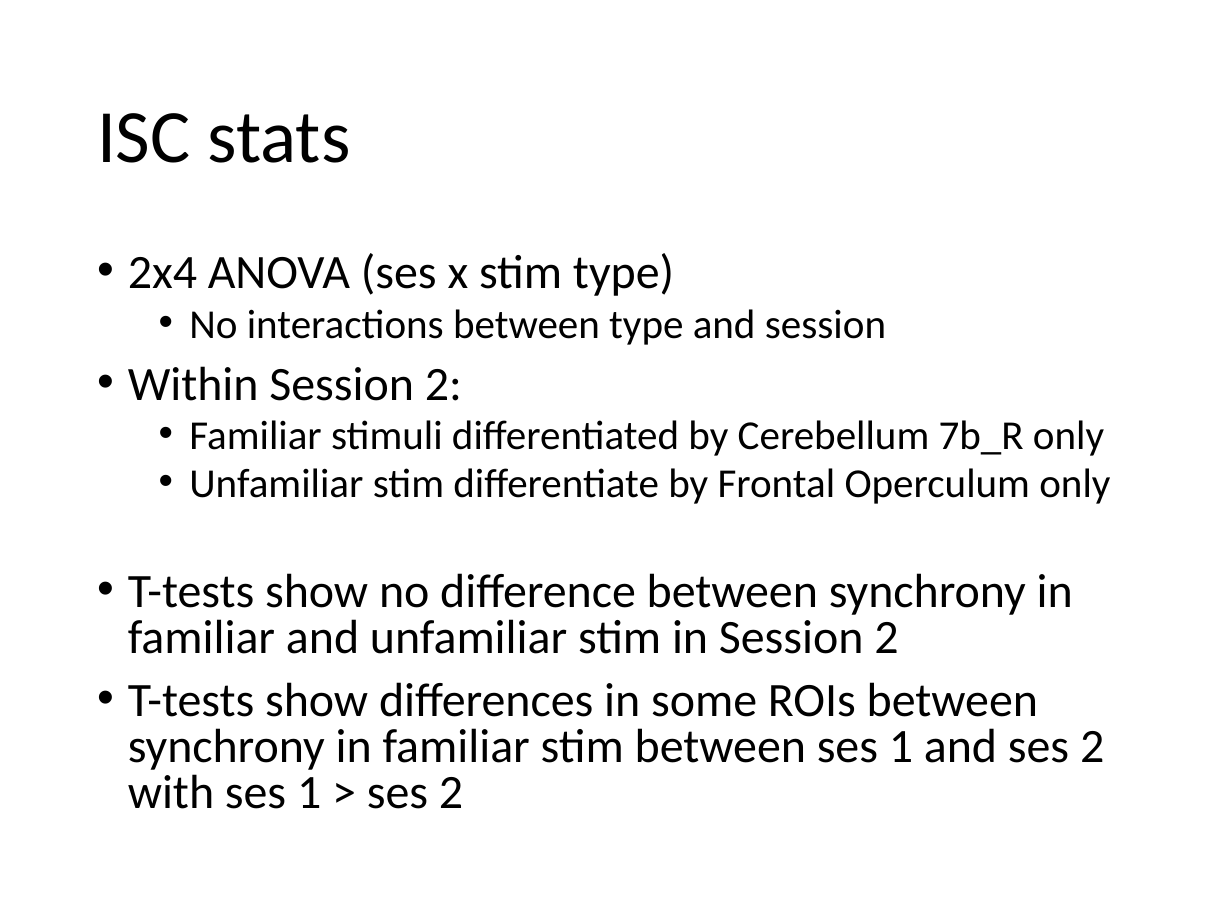
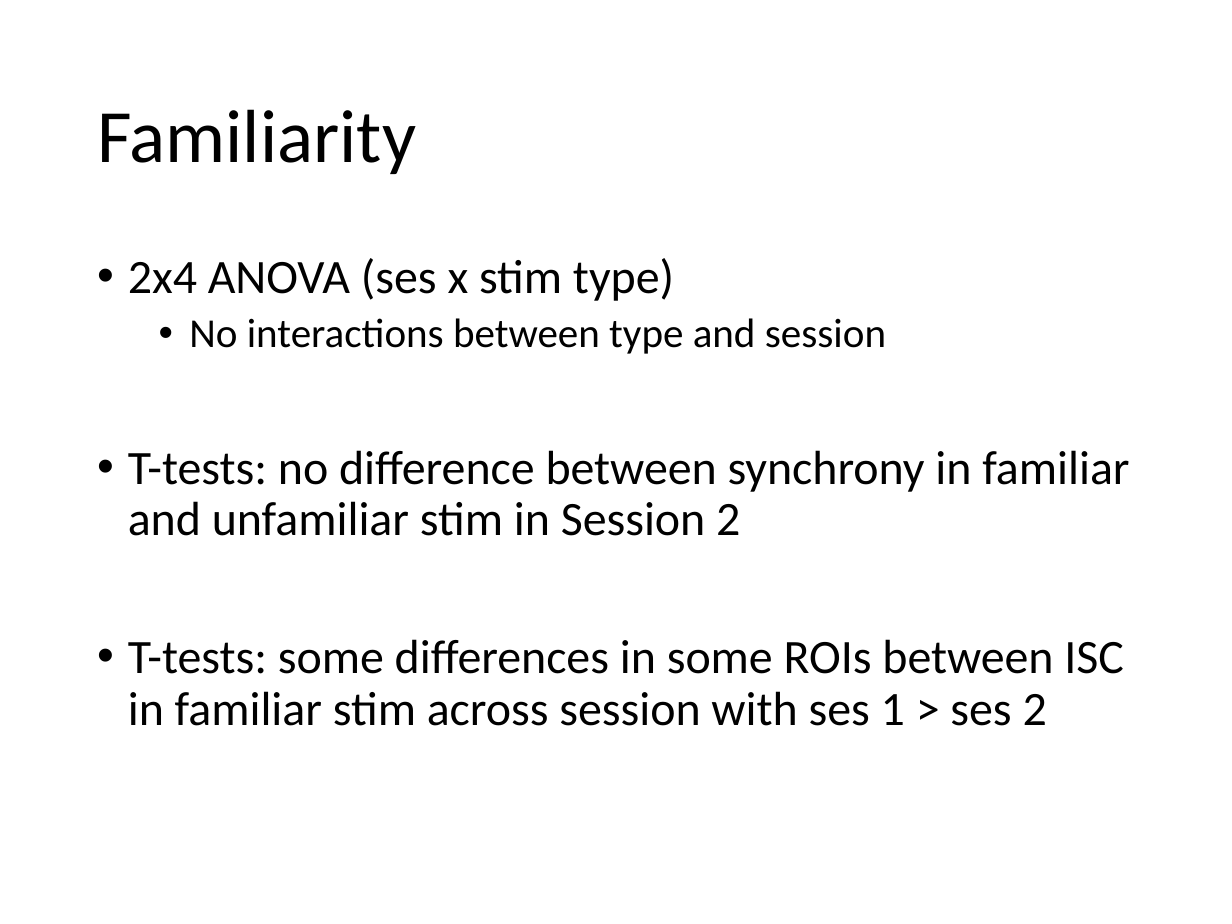
Before and after one commit to asternin/PhDProject, a slide deck: slide 8 of Meetings/2019.04.24-ISCSummary-JessAdrianBobbyMeeting.pptx. Drawn at 1232x924 pixels with LibreOffice and Linux fonts; fonts in the diff are those of the drawing. Boxes give left, top, right and bottom in pixels: in the first picture for what was removed or moved away, otherwise in the second. Text is boxed around its words. In the diff, an @@ line names an element or a change of style, - is before the commit and + after.

```diff
--- a/Meetings/2019.04.24-ISCSummary-JessAdrianBobbyMeeting.pptx
+++ b/Meetings/2019.04.24-ISCSummary-JessAdrianBobbyMeeting.pptx
@@ title at (97, 109, 416, 174): text changed @@
-ISC stats
+Familiarity
@@ text at (128, 258, 886, 354): line spacing 0.8 to 0.9 @@
@@ text at (128, 450, 1129, 726): text changed @@
-• Within Session 2:
-  • Familiar stimuli differentiated by Cerebellum 7b_R only
-  • Unfamiliar stim differentiate by Frontal Operculum only
-• T-tests show no difference between synchrony in familiar and unfamiliar stim in Session 2
-• T-tests show differences in some ROIs between synchrony in familiar stim between ses 1 and ses 2 with ses 1 > ses 2
+• T-tests: no difference between synchrony in familiar and unfamiliar stim in Session 2
+• T-tests: some differences in some ROIs between ISC in familiar stim across session with ses 1 > ses 2
```
Also in this commit, not shown: 2 other slides changed, 7 slides added, 3 slides removed.
